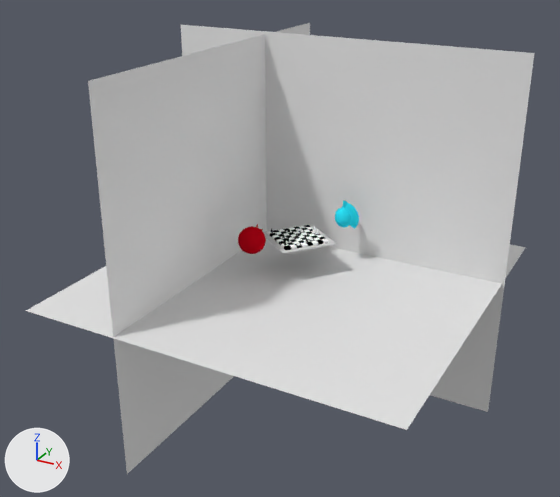
The Blender file Kamerafahrt/04-Shots/Shot9.blend as it was, and as the next commit left it.
Rendered twice from a 50 mm lens placed at (31.2, -60.2, 32.7), pointed at (-1.3, -1.0, 3.0). Lighting does not change. The marker at lower left points along +X, +Y and +Z.

The first picture shows 'Angel', 'BauerSchwarz2', 'Boden', 'KönigWeiß', 'TurmSchwarz', 'Wand', 'Wand2', 'chess', 'devil'.
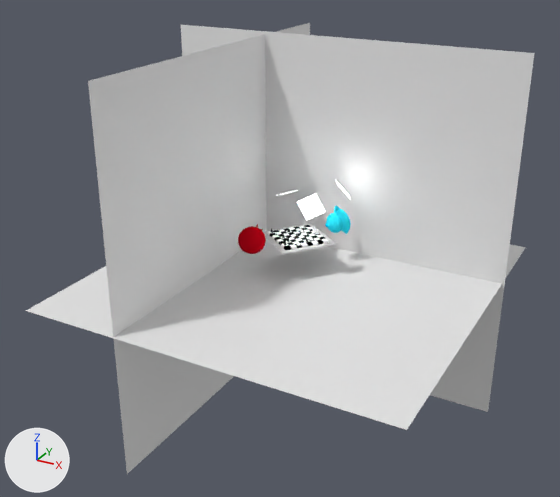
Boxes [x1, y1, x2, y2] around the edits, measured in the pictures (560 x 497 px):
'chess', recoloured
    both: [263, 224, 336, 253]
'Angel', recoloured, moved
    before: [335, 201, 359, 229]
    after: [326, 206, 351, 234]
'devil', moved, rescaled
    both: [238, 224, 266, 254]
'Aufheller2', added
    after: [297, 194, 325, 220]
'Hauptlicht', added
    after: [335, 179, 350, 198]
'KönigWeiß', recoloured
    both: [313, 225, 316, 233]
part 1 of me_sphere, recoloured
    before: [238, 226, 266, 254]

The change, as a list of edits to the scene's bpy script:
```text
Change mat_material_001:
    mat_material_001: diffuse_material('Material.001') -> emission_material('Material.001')
    mat_material_001.base_color: (0.897, 0.0758, 0.0758) -> (0.8, 0.8, 0.8)  # red #f34e4e -> white #e7e7e7
    add mat_material_001.strength = 5.5
Change mat_material:
    mat_material: diffuse_material('Material') -> emission_material('Material')
    mat_material.base_color: (1.0, 0.19, 0.0053) -> (0.8, 0.8, 0.8)  # orange #ff7910 -> white #e7e7e7
    add mat_material.strength = 7.5
Change mat_material_002:
    mat_material_002: diffuse_material('Material.002') -> emission_material('Material.002')
    mat_material_002.base_color: (1.0, 0.824, 0.148) -> (0.8, 0.8, 0.8)  # yellow #ffea6b -> white #e7e7e7
    add mat_material_002.strength = 6.5
Change mat_material_008:
    mat_material_008.base_color: (0.0276, 0.809, 1.0) -> (1.0, 1.0, 1.0)  # cyan #2ee8ff -> white #ffffff
Change mat_material_009:
    mat_material_009.base_color: (0.549, 0.00202, 0.0107) -> (1.0, 1.0, 1.0)  # red #c4071b -> white #ffffff
Change mat_material_012:
    mat_material_012.base_color: (1.0, 1.0, 1.0) -> (0.0276, 0.809, 1.0)  # white #ffffff -> cyan #2ee8ff
Change me_cone:
    where me_cone.from_pydata(...)  # 33 vertices, 33 faces; spans x -1.0..1.0, y -1.0..1.0, z -1.0..1.0
    remove me_cone.materials.append(mat_material_004)  # white #ffffff
    add me_cone.materials.append(mat_material_008)  # white #ffffff
Change me_cone_001:
    where me_cone_001.from_pydata(...)  # 33 vertices, 33 faces; spans x -1.0..1.0, y -1.0..1.0, z -1.0..1.0
    remove me_cone_001.materials.append(mat_material_005)  # white #ffffff
    add me_cone_001.materials.append(mat_material_009)  # white #ffffff
Change me_cone_003:
    where me_cone_003.from_pydata(...)  # 33 vertices, 33 faces; spans x -1.0..1.0, y -1.0..1.0, z -1.0..1.0
    remove me_cone_003.materials.append(mat_material_007)  # black #2c2c2c
    add me_cone_003.materials.append(mat_material_011)  # black #000000
Change me_sphere_001:
    where me_sphere_001.from_pydata(...)  # 530 vertices, 560 faces; spans x -1.8..1.0, y -1.0..1.69, z -1.32..1.49
    remove me_sphere_001.materials.append(mat_material_008)  # cyan #2ee8ff
    add me_sphere_001.materials.append(mat_material_012)  # cyan #2ee8ff
Change me_sphere:
    used by ob_sphere; location = (0.0, 0.0, 0.0); scale = (1.72, 1.72, 1.72)
    remove me_sphere.from_pydata(...)  # 490 vertices, 520 faces; spans x -1.0..1.0, y -1.0..1.0, z -1.0..1.14
    add me_sphere.from_pydata(...)  # 482 vertices, 512 faces; spans x -1.0..1.0, y -1.0..1.0, z -1.0..1.0
    me_sphere part 1: 510 faces spanning x -1.0..1.0, y -1.0..1.0, z -1.0..1.0 switch from mat_material_009 (red #c3071b) to mat_material_003 (cyan #00dcff)
Change me_plane_001:
    where me_plane_001.from_pydata(...)  # 109 vertices, 48 faces; spans x -0.8..0.8, y -0.8..0.8, z 0.0..0.07
    remove me_plane_001.materials.append(mat_material_011)  # black #000000
    add me_plane_001.materials.append(mat_material_015)  # black #000000
Change me_plane_004:
    where me_plane_004.from_pydata(...)  # 109 vertices, 48 faces; spans x -0.8..0.8, y -0.8..0.8, z 0.0..0.07
    remove me_plane_004.materials.append(mat_material_012)  # white #ffffff
    add me_plane_004.materials.append(mat_material_016)  # white #ffffff
Change me_plane_005:
    where me_plane_005.from_pydata(...)  # 72 vertices, 36 faces; spans x -1.0..1.0, y -1.0..1.0, z 0.0
    remove me_plane_005.materials.append(mat_material_010)  # light grey #d3d3d3
    add me_plane_005.materials.append(mat_material_014)  # light grey #d3d3d3
Add me_plane_001_1:
    me_plane_001_1.from_pydata([(-1.0, -1.0, 0.0), (1.0, -1.0, 0.0), (-1.0, 1.0, 0.0), (1.0, 1.0, 0.0)], [], [(0, 1, 3, 2)])
    me_plane_001_1.materials.append(mat_material)  # white #e7e7e7
Add me_plane_004_1:
    me_plane_004_1.from_pydata([(-1.0, -1.0, 0.0), (1.0, -1.0, 0.0), (-1.0, 1.0, 0.0), (1.0, 1.0, 0.0)], [], [(0, 1, 3, 2)])
    me_plane_004_1.materials.append(mat_material_001)  # white #e7e7e7
Add me_plane_005_1:
    me_plane_005_1.from_pydata([(-1.0, -1.0, 0.0), (1.0, -1.0, 0.0), (-1.0, 1.0, 0.0), (1.0, 1.0, 0.0)], [], [(0, 1, 3, 2)])
    me_plane_005_1.materials.append(mat_material_002)  # white #e7e7e7
Add col_fireball_2:
    col_fireball_2 = bpy.data.collections.new('fireball')
    col_fireball_2.objects.link(ob_sphere)
Change ob_angel:
    ob_angel.location: (1.9, 3.46, 4.08) -> (1.31, 2.81, 3.63)
Change ob_sphere:
    ob_sphere.location: (0.0, 0.0, 0.0) -> (1.788, 0.0, 3.358)
    ob_sphere.scale: (1.72, 1.72, 1.72) -> (0.713, 0.713, 0.713)
Add ob_wolke:
    ob_wolke = bpy.data.objects.new('Wolke', None)
    ob_wolke.location = (0.49, 4.38, 2.85)
    ob_wolke.scale = (0.35, 0.35, 0.35)
    ob_wolke.instance_type = 'COLLECTION'
    ob_wolke.instance_collection = col_fireball_2
Add ob_hauptlicht:
    ob_hauptlicht = bpy.data.objects.new('Hauptlicht', me_plane_001_1)
    ob_hauptlicht.location = (2.15, 5.38, 7.59)
    ob_hauptlicht.rotation_euler = (-0.759, 0.613, -0.221)  # degrees (-43, 35, -13)
Add ob_aufheller:
    ob_aufheller = bpy.data.objects.new('Aufheller', me_plane_004_1)
    ob_aufheller.location = (-2.87, 3.37, 7.02)
    ob_aufheller.rotation_euler = (-0.3, -0.328, 0.302)  # degrees (-17, -19, 17)
Add ob_aufheller2:
    ob_aufheller2 = bpy.data.objects.new('Aufheller2', me_plane_005_1)
    ob_aufheller2.location = (1.3, 0.22, 7.34)
    ob_aufheller2.rotation_euler = (0.423, 0.799, -0.381)  # degrees (24, 46, -22)
```
